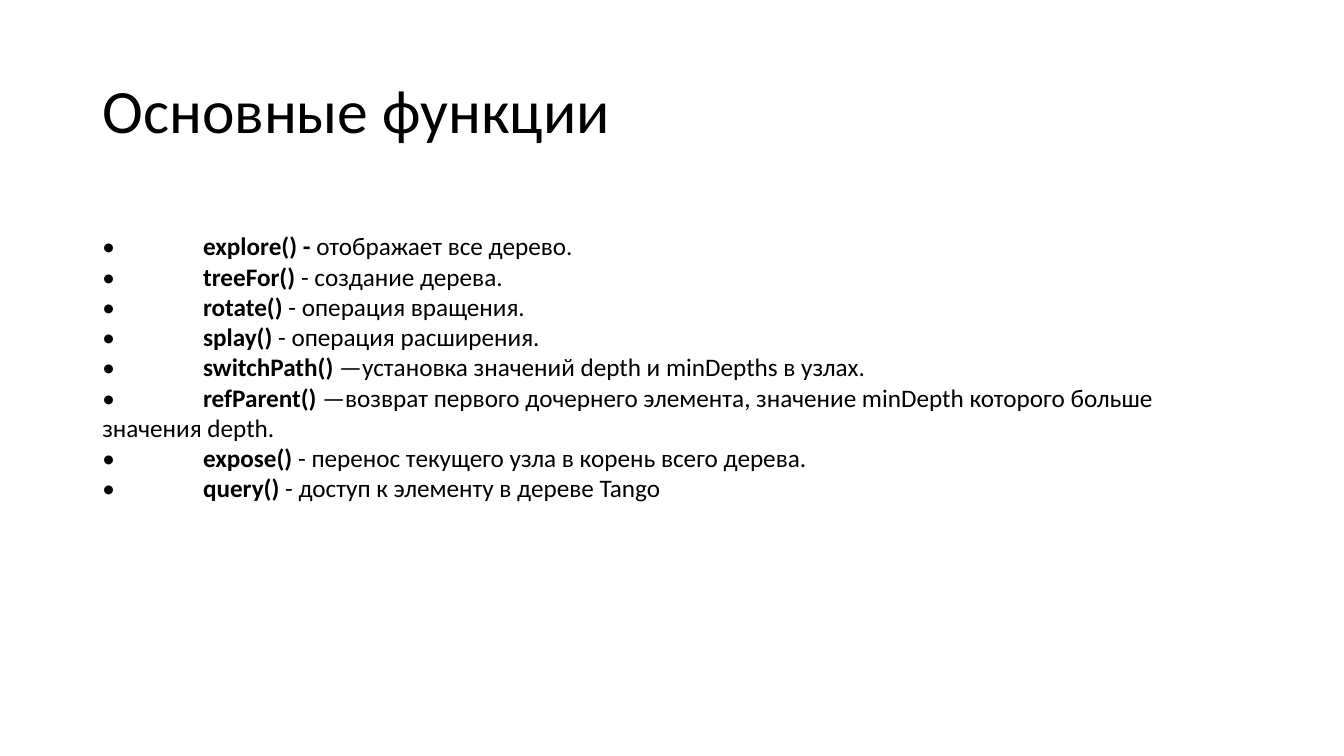
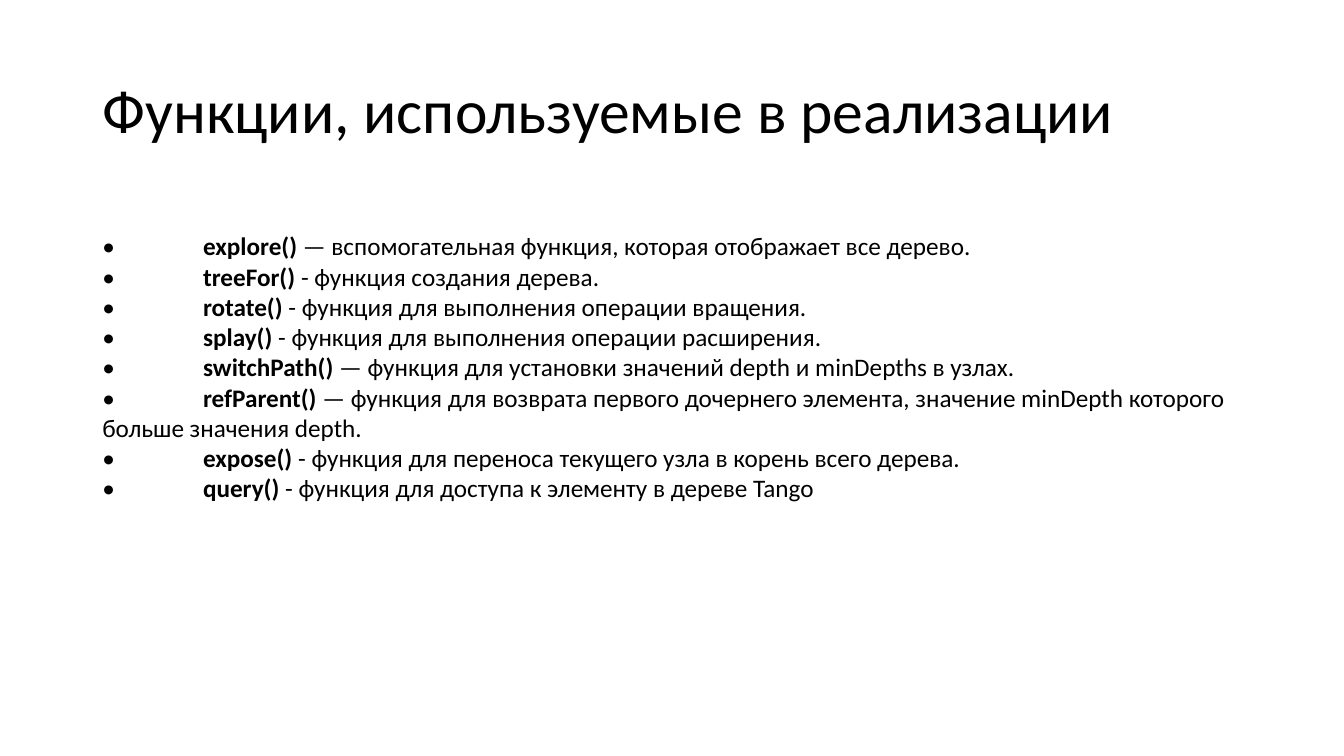
Before and after one commit to Far0ver/TangoTree, a slide deck: slide 12 of Танго дерево презентация.pptx. Drawn at 1344x756 pixels with LibreOffice and Linux fonts; fonts in the diff are those of the drawing. Boxes give left, top, right and bottom in pixels: in the first picture for what was removed or moved away, otherwise in the second. Text is boxed around its words. In the diff, an @@ line names an element or a change of style, - is before the commit and + after.

```diff
--- a/Танго дерево презентация.pptx
+++ b/Танго дерево презентация.pptx
@@ title at [102, 91, 1113, 143]: text changed @@
-Основные функции
+Функции, используемые в реализации
@@ text at [102, 236, 1224, 502]: text changed @@
-• explore() - отображает все дерево.
-• treeFor() - создание дерева.
-• rotate() - операция вращения.
-• splay() - операция расширения.
-• switchPath() —установка значений depth и minDepths в узлах.
-• refParent() —возврат первого дочернего элемента, значение minDepth которого больше значения depth.
-• expose() - перенос текущего узла в корень всего дерева.
-• query() - доступ к элементу в дереве Tango
+• explore() — вспомогательная функция, которая отображает все дерево.
+• treeFor() - функция создания дерева.
+• rotate() - функция для выполнения операции вращения.
+• splay() - функция для выполнения операции расширения.
+• switchPath() — функция для установки значений depth и minDepths в узлах.
+• refParent() — функция для возврата первого дочернего элемента, значение minDepth которого больше значения depth.
+• expose() - функция для переноса текущего узла в корень всего дерева.
+• query() - функция для доступа к элементу в дереве Tango
```
Also in this commit, not shown: 14 other slides changed, 2 slides added, 2 slides removed, 17 other files.
